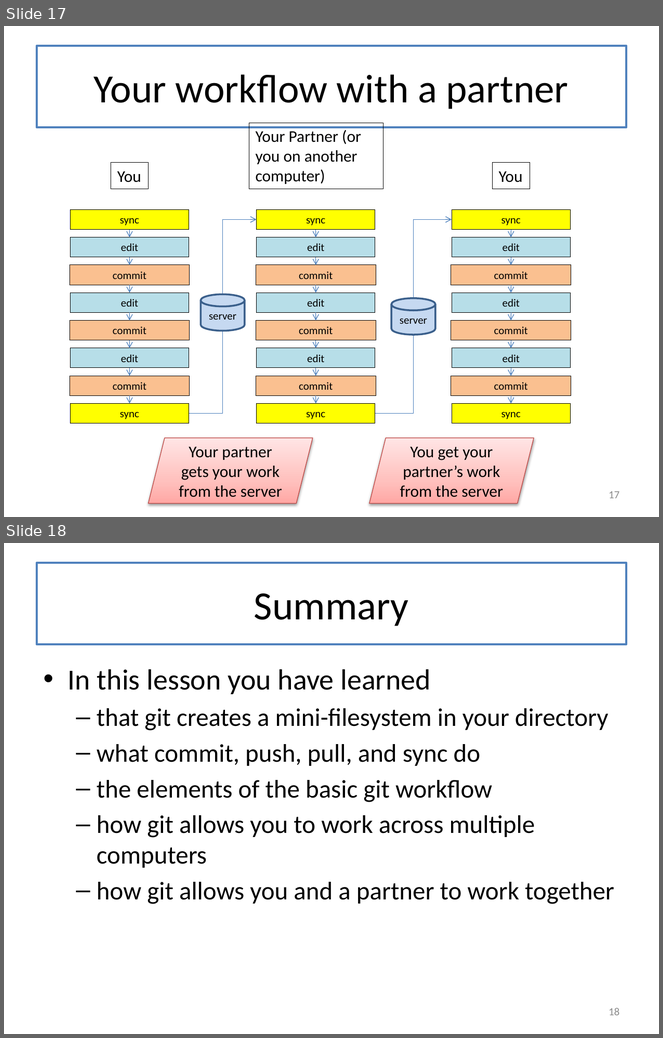
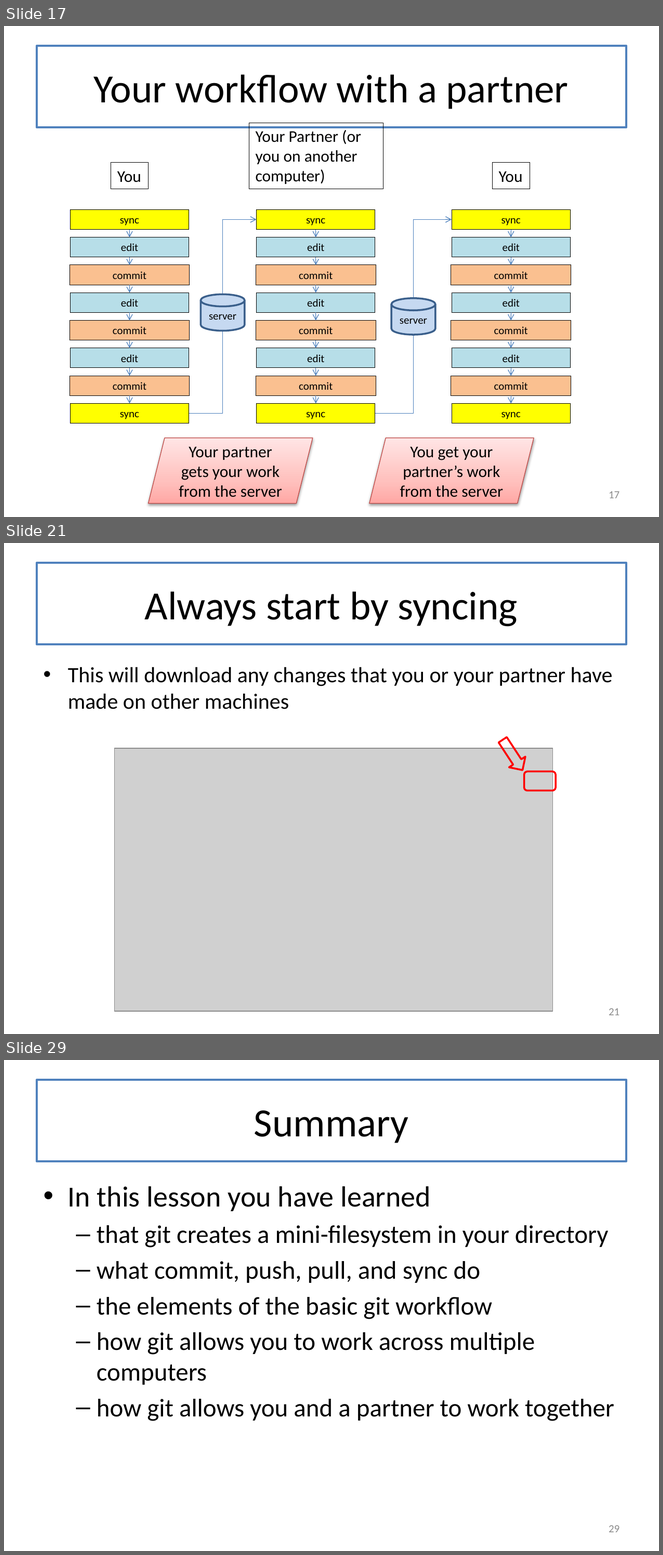
Before and after one commit to mwand/cs5010f16, a slide deck: Slides/Lesson 0.5 Introduction to Git.pptx. Shown one above the other, each under a label of ours: slides 17 and 18 before the commit, slides 17, 21 and 29 after it; the slides between them are not shown. The pictures are 663x1038 and 663x1555 pixels, drawn with LibreOffice and Linux fonts; fonts in the diff are those of the drawing; grey boxes stand for pictures. Boxes give left, top, right and bottom in pixels: in the first picture for what was removed or moved away, otherwise in the second. Text is boxed around its words. In the diff, an @@ line names an element or a change of style, - is before the commit and + after.

```diff
--- a/Slides/Lesson 0.5 Introduction to Git.pptx
+++ b/Slides/Lesson 0.5 Introduction to Git.pptx
@@ slide 21 added at [4, 543, 659, 1034], background #FFFFFF @@
@@ title added at [37, 563, 626, 644], outline #4F81BD 2.25 pt, 44 pt, text #000000 @@
+Always start by syncing
@@ text added at [68, 667, 613, 709], 24 pt, text #000000 @@
+• This will download any changes that you or your partner have made on other machines
@@ right arrow added at [495, 735, 531, 776], outline #FF0000 2 pt @@
@@ picture added at [114, 748, 553, 1012] @@
@@ rounded rectangle added at [524, 772, 556, 791], outline #FF0000 2 pt @@
@@ page number added at [609, 1008, 620, 1016], 12 pt, text #8C8C8C @@
+21
@@ what was slide 18 is now slide 29 @@
@@ page number at [609, 1525, 620, 1533]: text changed @@
-18
+29
```
Also in this commit, not shown: 10 other slides added, 14 other files.
